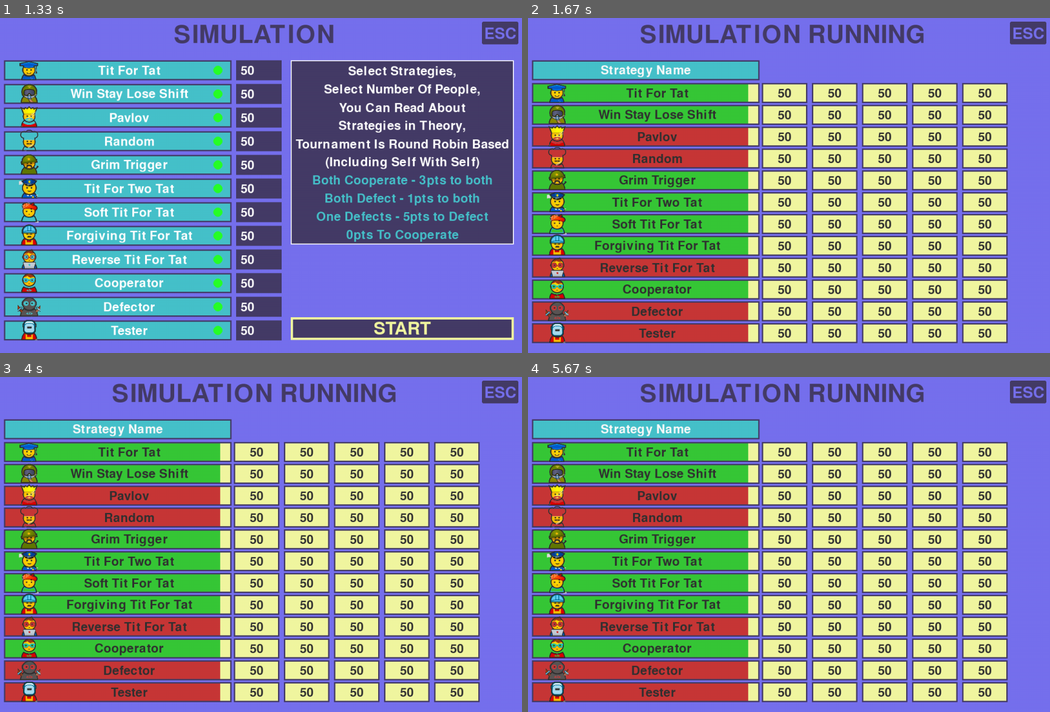
Above: before the commit, frames 1-4 (two rows, left to right).
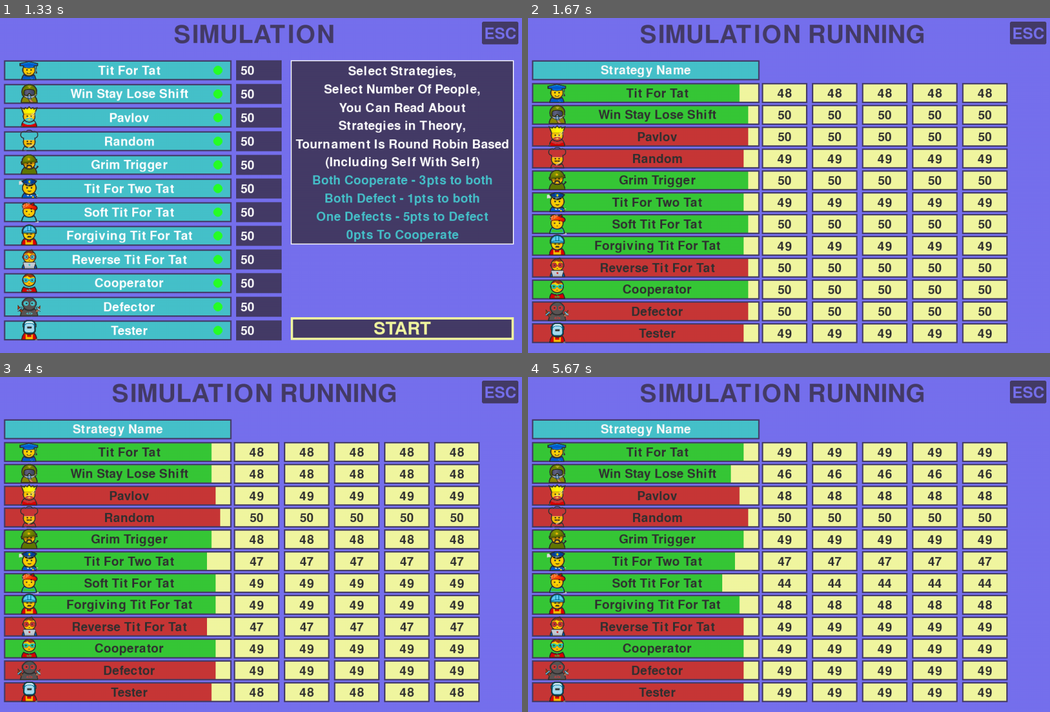
Above: after the commit, the same moments.

Repository: LazyyVenom/py-game-theory
Game: pygame game, started from prisoners_dilemma.py
The game is run twice, just before and just after one commit, with the same random seed, the same clock (stepped at 60 frames per second) and the same inputs.
Inputs (mouse positions are in pixels of both pictures, inside the frame that each line leads up to):
- Up to frame 1 (1.33 s): click "Strategies Theory" at 0.38 s; hold Esc 0.67-1.13 s; hold Down 0.67-1.13 s; click "Simulation" at 1.22 s
- Up to frame 2 (1.67 s): click "START" at 1.55 s
- Up to frame 3 (4 s): click "ESC" at 1.88 s; hold Esc 2.17-2.63 s; hold Down 2.17-2.63 s; click (276, 584) at 2.72 s; click "ESC" at 3.05 s; click "Simulation" at 3.38 s; click "START" at 3.72 s
- Up to frame 4 (5.67 s): hold Esc 4-4.47 s; hold Down 4-4.47 s; click "START" at 4.55 s; hold Esc 4.83-5.3 s; hold Down 4.83-5.3 s; click "START" at 5.38 s

Frame 1 is identical in both runs. In frame 2, 1.5% of the frame differs, in the area x 40-89%, y 19-97%; in frame 3, 3.4%; in frame 4, 3.6%, in the area x 37-89%, y 19-97%.

Commit message:
Basic Strategy added for simulating death

Diff:
--- a/prisoners_dilemma.py
+++ b/prisoners_dilemma.py
@@ -1,6 +1,7 @@
 import pygame
 import sys
 from strategy import strategies, Strategy, score
+import random
 import typing
 from main import tournament_logic
 import os
@@ -21,6 +22,7 @@
 KIND_OF_YELLOW = (242, 247, 161)
 BUTTON_BORDER_COLOR = (69, 60, 103)
 TEXT_COLOR = SECONDARY
+FONT_SIZE = 40
 INSTRUCTION_COLOR = SECONDARY
 INSTRUCTION_HEADING_COLOR = (242, 247, 161)
 
@@ -588,104 +590,96 @@
     return
 
 
-def simulation_start(strategies,flags,inputs):
-    needed_strategies = []
-    for i in range(len(strategies)):
-        if flags[i]:
-            needed_strategies.append(strategies[i])
+def display_simulation_data(display_data):
+    box_dimensions = (500, 44)
+    score_box_dimensions = (100, 44)
+    box_x = 50
+    box_y_initial = 180
+    y_offset = box_y_initial
+    box_y_delta = 48
+
+    max_alive = max(data[1] for data in display_data)
+    if max_alive == 0:
+        per_point_value = 0
+
+    else:
+        per_point_value = (box_dimensions[0] / max_alive) * 0.95
+
+    pygame.draw.rect(screen, TER_BLUE, (box_x, 105, box_dimensions[0], box_dimensions[1]))
+    pygame.draw.rect(screen, SECONDARY, (box_x, 105, box_dimensions[0], box_dimensions[1]), 3)
+    draw_text("Strategy Name", pygame.font.Font(None, FONT_SIZE), (250, 250, 250), 300, 130 - 2)
+
+    for data in display_data:
+        strategy_color = (55, 200, 55) if data[0].strategy_type == "NICE" else (200, 55, 55)
+        pygame.draw.rect(screen, KIND_OF_YELLOW, (box_x, y_offset - 25, box_dimensions[0], box_dimensions[1]))
+        pygame.draw.rect(screen, strategy_color, (box_x, y_offset - 25, int(data[1] * per_point_value), box_dimensions[1]))
+        pygame.draw.rect(screen, SECONDARY, (box_x, y_offset - 25, box_dimensions[0], box_dimensions[1]), 3)
+        draw_text(data[0].name, pygame.font.Font(None, FONT_SIZE), (50, 50, 50), 325, y_offset - 2)
+
+        for i in range(5):
+            x_pos = 555 + i * 110
+            pygame.draw.rect(screen, KIND_OF_YELLOW, (x_pos, y_offset - 25, score_box_dimensions[0], score_box_dimensions[1]))
+            pygame.draw.rect(screen, SECONDARY, (x_pos, y_offset - 25, score_box_dimensions[0], score_box_dimensions[1]), 3)
+            draw_text(str(data[1]), pygame.font.Font(None, FONT_SIZE), (50, 50, 50), x_pos + 50, y_offset - 2)
+
+        image_path = f"images/{data[0].st_id}.png"
+        if os.path.exists(image_path):
+            image = pygame.image.load(image_path)
+            image = pygame.transform.scale(image, (50, 50))
+            screen.blit(image, (80, y_offset - 30))
+
+        y_offset += box_y_delta
+
+# Function to handle events
+def handle_events():
+    for event in pygame.event.get():
+        if event.type == pygame.QUIT:
+            pygame.quit()
+            sys.exit()
+        if event.type == pygame.MOUSEBUTTONDOWN:
+            if event.button == 1:
+                click_pos = event.pos
+                if (1100 < click_pos[0] < 1180) and (20 < click_pos[1] < 70):
+                    return False
+        if event.type == pygame.KEYDOWN:
+            if event.key == pygame.K_ESCAPE:
+                return False
+    return True
+
+def simulate_interactions(alive_strategies):
+    for i in range(len(alive_strategies)):
+        if alive_strategies[i][1] > 0:
+            alive_strategies[i][1] -= 1 if (alive_strategies[i][1] > 0 and random.random() < 0.1) else 0
+
+def simulation_start(strategies, flags, inputs):
+    needed_strategies = [strategies[i] for i in range(len(strategies)) if flags[i]]
 
     print("STARTING THE SIMULATION")
 
-    display_data = []
-    for i in range(len(inputs)):
-        display_data.append([needed_strategies[i],int(inputs[i])])
-
-    # display_data.sort(key= lambda x: x[1][0],reverse=True)
-
+    display_data = [[needed_strategies[i], int(inputs[i])] for i in range(len(inputs))]
     running = True
-    alive_strategies = []
-    for data in display_data:
-        for _ in range(int(data[1])):
-            alive_strategies.append(data[0])
+    prev_results = []
 
     while running:
         screen.fill(PRIMARY)
         draw_text("SIMULATION RUNNING", pygame.font.Font(None, 80), TEXT_COLOR, screen_width // 2, 50)
 
-        box_dimensions = (500,44)
-        score_box_dimensions = (100,44)
-        box_x = 50
-        box_y_initial = 180
-        y_offset = box_y_initial
-        box_y_delta = 48
         if display_data[0][1] == 0:
             running = False
 
-        per_point_value = (box_dimensions[0]/int(display_data[0][1])) * 0.95
-
-        pygame.draw.rect(screen, TER_BLUE, (box_x, 105, box_dimensions[0], box_dimensions[1]))
-        pygame.draw.rect(screen,SECONDARY , (box_x, 105, box_dimensions[0], box_dimensions[1]),3)
-        draw_text("Strategy Name", pygame.font.Font(None,40),(250,250,250),300, 130-2)
-
-        for data in display_data:
-            strategy_color = (55,200,55) if data[0].strategy_type == "NICE" else (200,55,55)
-
-            pygame.draw.rect(screen, KIND_OF_YELLOW, (box_x, y_offset-25, box_dimensions[0], box_dimensions[1]))
-
-            pygame.draw.rect(screen, strategy_color, (box_x, y_offset-25, int(data[1]*per_point_value), box_dimensions[1]))
-
-            pygame.draw.rect(screen,SECONDARY , (box_x, y_offset-25, box_dimensions[0], box_dimensions[1]),3)
-            draw_text(data[0].name, pygame.font.Font(None,40),(50,50,50),325, y_offset-2)
-
-            pygame.draw.rect(screen, KIND_OF_YELLOW, (555, y_offset-25, score_box_dimensions[0], score_box_dimensions[1]))
-            pygame.draw.rect(screen,SECONDARY , (555, y_offset-25, score_box_dimensions[0], score_box_dimensions[1]),3)
-            draw_text(str(data[1]), pygame.font.Font(None,40),(50,50,50),605, y_offset-2)
-
-            pygame.draw.rect(screen, KIND_OF_YELLOW, (665, y_offset-25, score_box_dimensions[0], score_box_dimensions[1]))
-            pygame.draw.rect(screen,SECONDARY , (665, y_offset-25, score_box_dimensions[0], score_box_dimensions[1]),3)
-            draw_text(str(data[1]), pygame.font.Font(None,40),(50,50,50),715, y_offset-2)
-
-            pygame.draw.rect(screen, KIND_OF_YELLOW, (775, y_offset-25, score_box_dimensions[0], score_box_dimensions[1]))
-            pygame.draw.rect(screen,SECONDARY , (775, y_offset-25, score_box_dimensions[0], score_box_dimensions[1]),3)
-            draw_text(str(data[1]), pygame.font.Font(None,40),(50,50,50),825, y_offset-2)
-
-            pygame.draw.rect(screen, KIND_OF_YELLOW, (885, y_offset-25, score_box_dimensions[0], score_box_dimensions[1]))
-            pygame.draw.rect(screen,SECONDARY , (885, y_offset-25, score_box_dimensions[0], score_box_dimensions[1]),3)
-            draw_text(str(data[1]), pygame.font.Font(None,40),(50,50,50),935, y_offset-2)
-
-            pygame.draw.rect(screen, KIND_OF_YELLOW, (995, y_offset-25, score_box_dimensions[0], score_box_dimensions[1]))
-            pygame.draw.rect(screen,SECONDARY , (995, y_offset-25, score_box_dimensions[0], score_box_dimensions[1]),3)
-            draw_text(str(data[1]), pygame.font.Font(None,40),(50,50,50),1045, y_offset-2)
-
-            image_path = f"images/{data[0].st_id}.png"
-
-            if os.path.exists(image_path):
-                image = pygame.image.load(image_path)
-                image = pygame.transform.scale(image, (50, 50))
-                screen.blit(image, (80, y_offset - 30))
-
-            y_offset += box_y_delta
-
-        pygame.draw.rect(screen,SECONDARY,(1100,20,80,50),border_radius=3)
-        draw_text("ESC", pygame.font.Font(None,50),PRIMARY,1140, 47)
+        display_simulation_data(display_data)
+
+        pygame.draw.rect(screen, SECONDARY, (1100, 20, 80, 50), border_radius=3)
+        draw_text("ESC", pygame.font.Font(None, 50), PRIMARY, 1140, 47)
 
         pygame.display.update()
 
-        for event in pygame.event.get():
-            if event.type == pygame.QUIT:
-                pygame.quit()
-                sys.exit()
-
-            if event.type == pygame.MOUSEBUTTONDOWN:
-                if event.button == 1:
-                    click_pos = event.pos
-
-                    if (1100 < click_pos[0] < 1180) and (20 < click_pos[1] < 70):
-                        running = False
-
-            if event.type == pygame.KEYDOWN:
-                if event.key == pygame.K_ESCAPE:
-                    running = False
+        running = handle_events()
+
+        # Update the simulation logic
+        simulate_interactions(display_data)
+        prev_results.append([data[1] for data in display_data])
+
     return
 
 if __name__ == '__main__':
